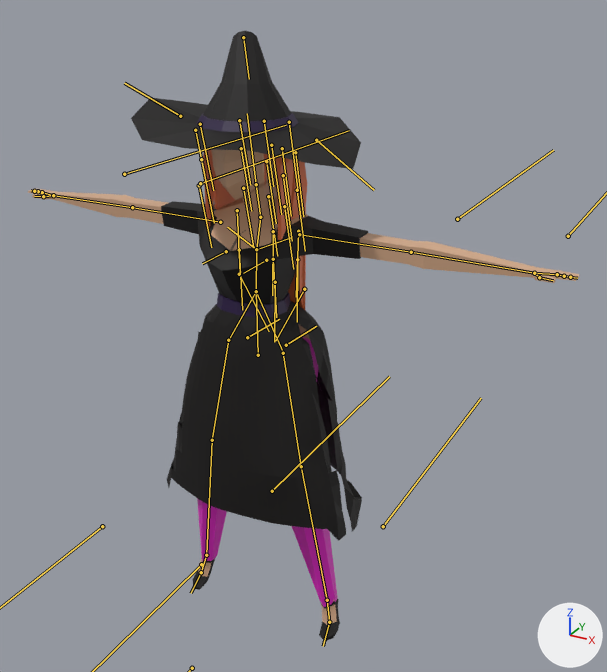
The FBX model Ryddelmyst 5.0/Content/Ryddelmyst_Assets/Meshes/SK_Maya.fbx as it was, and as the next commit left it.
Rendered twice from a camera (50 mm lens) standing at (11.71, -18.39, 19.07) and looking at (0.8, 1.45, 9.15). Every picture has the same lights, and +X, +Y and +Z are marked at lower right. The bones that bend it are drawn over the model as lines.

In view in the first picture: 'Body'.
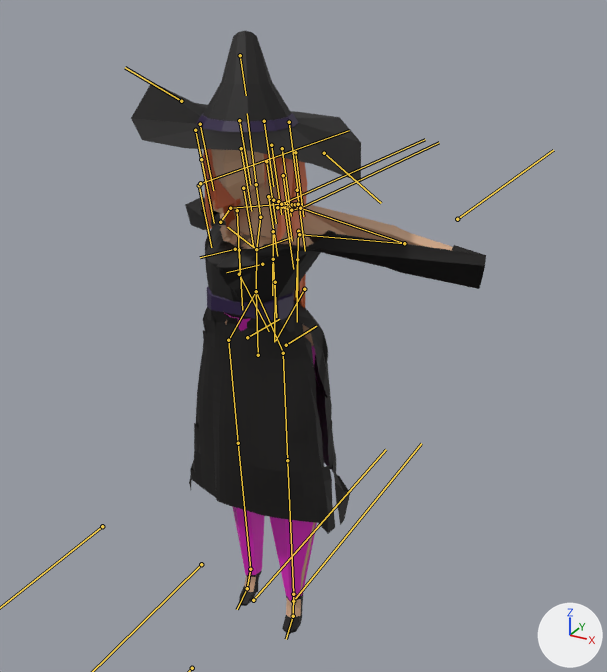
The newer file adds an action. The first version stands in its rest pose; the second is drawn at frame 71 of the action 'Maya_Skeleton|Walk'.

Location of each change, [x1, y1, x2, y2] in pixels of the pictures (607 x 672 px):
'Body', posed
    before: [28, 31, 579, 641]
    after: [131, 31, 486, 634]
bone 'Arm 2.L', root to tip
    before: (299, 234) to (411, 252)
    after: (299, 234) to (404, 243)
bone 'Arm 3.L', root to tip
    before: (411, 252) to (534, 273)
    after: (404, 243) to (300, 208)
bone 'Boob.L', root to tip
    before: (266, 260) to (243, 273)
    after: (262, 264) to (226, 272)
bone 'Arm 2.R', root to tip
    before: (220, 222) to (132, 207)
    after: (220, 222) to (230, 208)
bone 'Arm 3.R', root to tip
    before: (132, 207) to (53, 195)
    after: (230, 208) to (281, 204)
bone 'Boob.R', root to tip
    before: (226, 251) to (202, 263)
    after: (235, 249) to (200, 257)
bone 'Leg 2.L', root to tip
    before: (283, 353) to (301, 466)
    after: (283, 353) to (287, 460)
bone 'Leg 3.L', root to tip
    before: (301, 466) to (327, 600)
    after: (287, 460) to (293, 594)
bone 'Leg 2.R', root to tip
    before: (228, 340) to (212, 440)
    after: (228, 340) to (238, 443)
bone 'Leg 3.R', root to tip
    before: (212, 440) to (206, 555)
    after: (238, 443) to (250, 569)

What the commit changed:
Bone 'Arm 2.L' (bone_arm_2_l) turns from (0, 0, 0) to (47, 175, -8) degrees about its own x, y and z.
Bone 'Arm 3.L' (bone_arm_3_l) turns from (0, 0, 0) to (144, 20, -7) degrees about its own x, y and z.
Bone 'Boob.L' (bone_boob_l) moves from (0.0, 0.0, 0.0) to (0.11, 0.37, -0.03).
Bone 'Boob.L' (bone_boob_l) turns from (0, 0, 0) to (-1, -1, 23) degrees about its own x, y and z.
Bone 'Arm 2.R' (bone_arm_2_r) turns from (0, 0, 0) to (60, -177, 7) degrees about its own x, y and z.
Bone 'Arm 3.R' (bone_arm_3_r) turns from (0, 0, 0) to (143, -20, 7) degrees about its own x, y and z.
Bone 'Boob.R' (bone_boob_r) moves from (0.0, 0.0, 0.0) to (0.21, -0.12, -0.06).
Bone 'Boob.R' (bone_boob_r) turns from (0, 0, 0) to (0, -1, 23) degrees about its own x, y and z.
Bone 'Leg 2.L' (bone_leg_2_l) turns from (0, 0, 0) to (-3, -7, -9) degrees about its own x, y and z.
Bone 'Leg 3.L' (bone_leg_3_l) turns from (0, 0, 0) to (7, 0, 2) degrees about its own x, y and z.
Bone 'Leg 2.R' (bone_leg_2_r) turns from (0, 0, 0) to (-5, 9, 11) degrees about its own x, y and z.
Bone 'Leg 3.R' (bone_leg_3_r) turns from (0, 0, 0) to (7, 0, -2) degrees about its own x, y and z.
